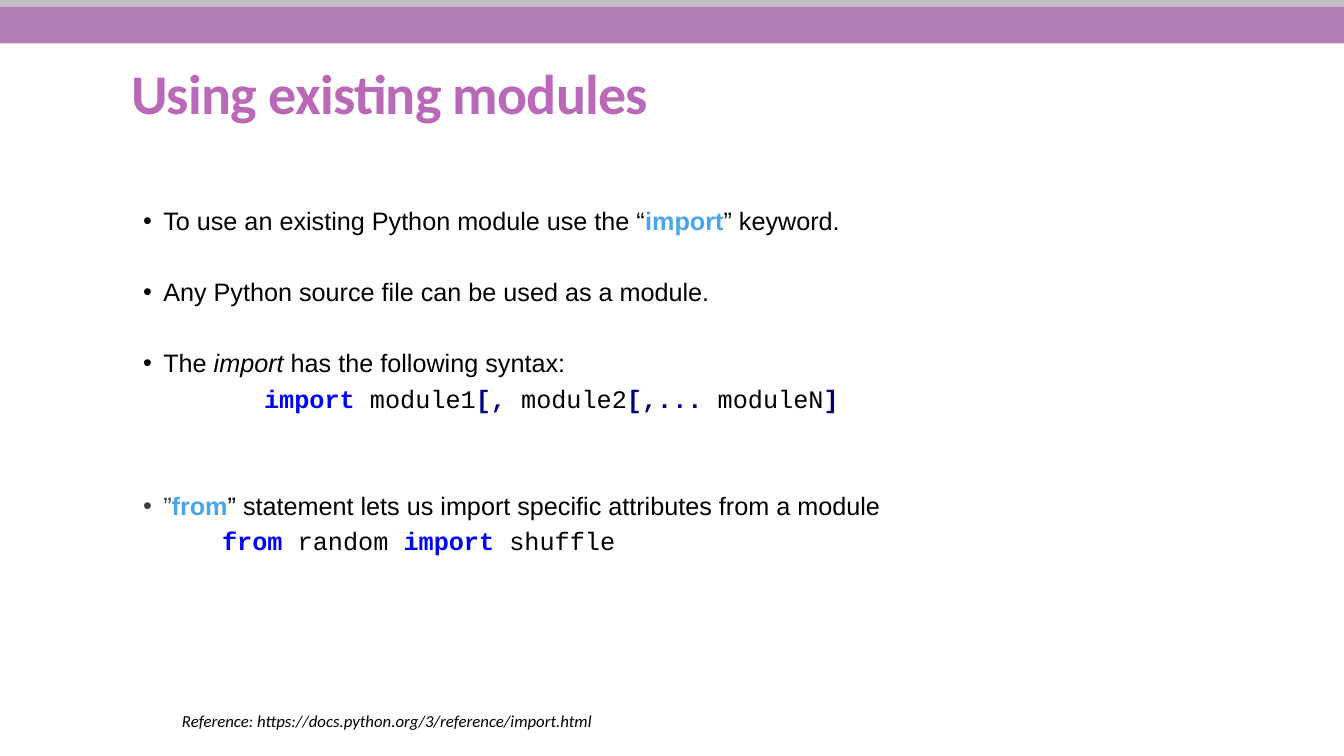
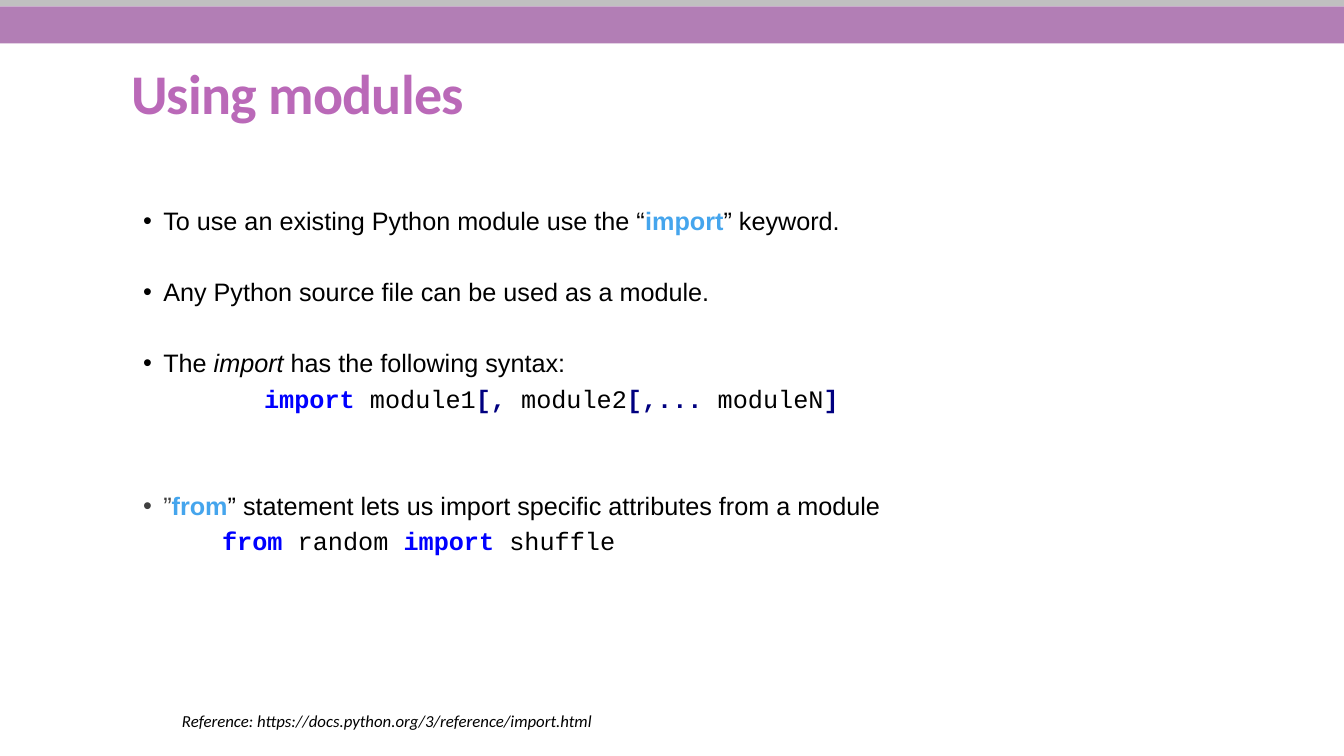
Before and after one commit to She-Codes-Now/Intro-to-Python, a slide deck: slide 28 of Python-SheCodesNow_updated.pptx. Drawn at 1344x756 pixels with LibreOffice and Linux fonts; fonts in the diff are those of the drawing; background and template pictures are left out. Boxes give left, top, right and bottom in pixels: in the first picture for what was removed or moved away, otherwise in the second. Text is boxed around its words. In the diff, an @@ line names an element or a change of style, - is before the commit and + after.

```diff
--- a/Python-SheCodesNow_updated.pptx
+++ b/Python-SheCodesNow_updated.pptx
@@ title at (131, 74, 464, 124): text changed @@
-Using existing modules
+Using modules
```
Also in this commit, not shown: 13 other slides changed.
